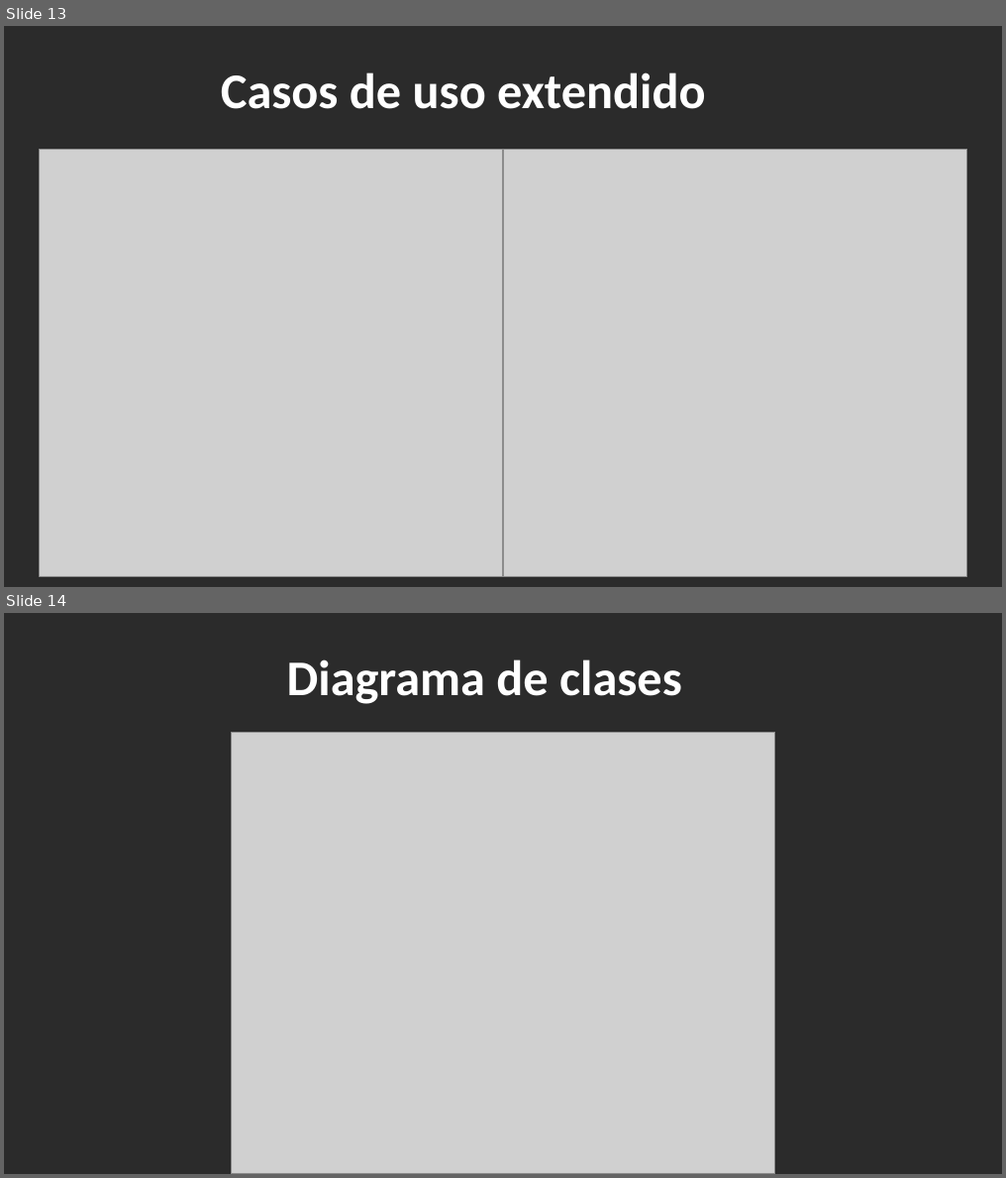
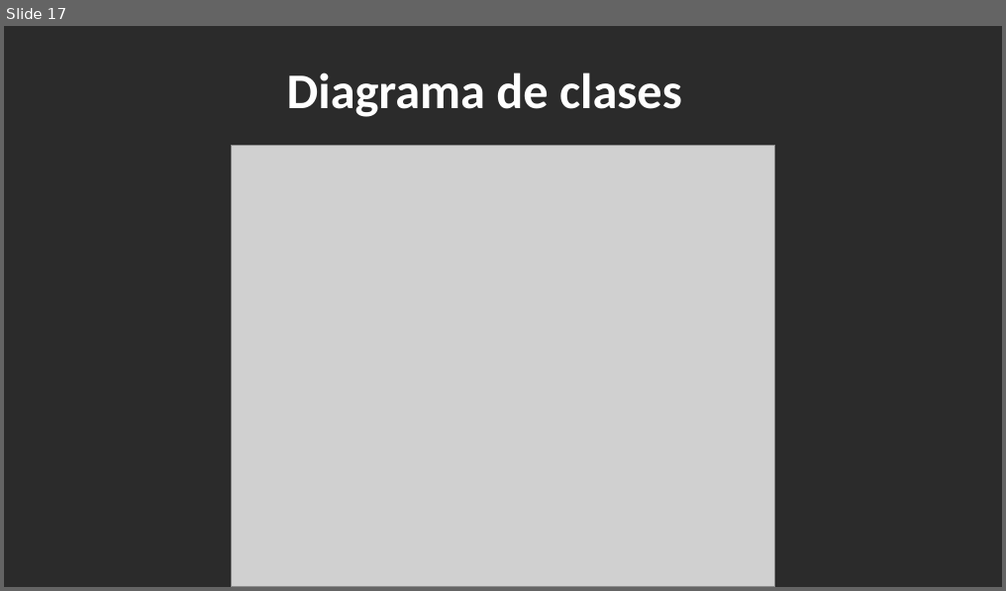
Before and after one commit to teamfsteelsystem/ProyectoFSS, a slide deck: Descripcion FSS/ExpoOficialFSS.pptx. Shown one above the other, each under a label of ours: slides 13 and 14 before the commit, slide 17 after it. The pictures are 1006x1178 and 1006x591 pixels, drawn with LibreOffice and Linux fonts; fonts in the diff are those of the drawing; grey boxes stand for pictures; background and template pictures are left out; a plain dark background stands for a picture behind light text. Boxes give left, top, right and bottom in pixels: in the first picture for what was removed or moved away, otherwise in the second. Text is boxed around its words. In the diff, an @@ line names an element or a change of style, - is before the commit and + after.

```diff
--- a/Descripcion FSS/ExpoOficialFSS.pptx
+++ b/Descripcion FSS/ExpoOficialFSS.pptx
@@ slide 13 removed at <box>4,26,1002,587</box>, background picture (left out) @@
@@ text removed at <box>221,73,705,109</box> @@
-Casos de uso extendido
@@ picture removed at <box>39,149,503,576</box> @@
@@ picture removed at <box>503,149,967,576</box> @@
@@ what was slide 14 is now slide 17 @@
```
Also in this commit, not shown: 6 slides changed, 5 slides added, 1 other slide removed, 7 other files.
